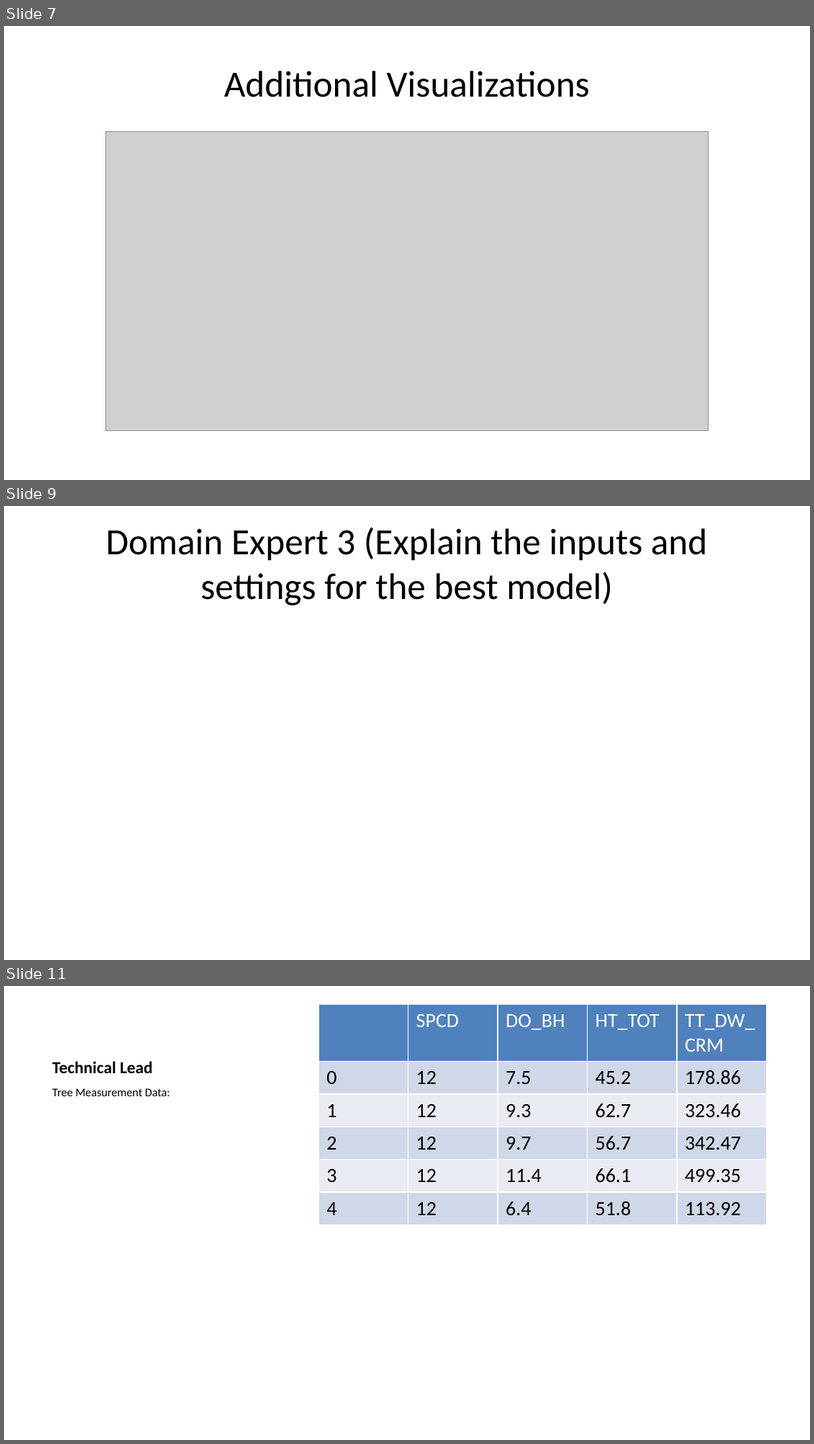
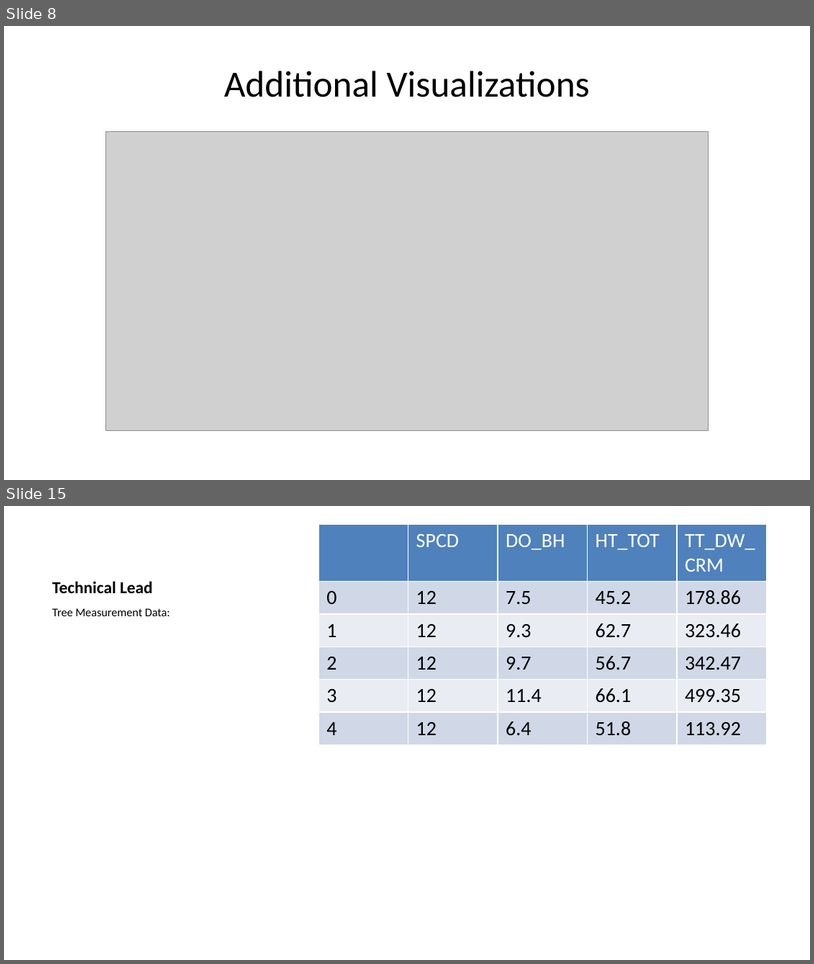
Before and after one commit to deancallahan25/Redwood-Analytics-Portfolio, a slide deck: Project-3/individual-models/data/presentation.pptx. Shown one above the other, each under a label of ours: slides 7, 9 and 11 before the commit, slides 8 and 15 after it; the slides between them are not shown. The pictures are 814x1444 and 814x964 pixels, drawn with LibreOffice and Linux fonts; fonts in the diff are those of the drawing; grey boxes stand for pictures. Boxes give left, top, right and bottom in pixels: in the first picture for what was removed or moved away, otherwise in the second. Text is boxed around its words. In the diff, an @@ line names an element or a change of style, - is before the commit and + after.

```diff
--- a/Project-3/individual-models/data/presentation.pptx
+++ b/Project-3/individual-models/data/presentation.pptx
@@ slide 9 removed at <box>4,506,810,960</box>, background #FFFFFF @@
@@ title removed at <box>106,527,707,605</box> @@
-Domain Expert 3 (Explain the inputs and settings for the best model)
@@ what was slide 7 is now slide 8 @@
@@ what was slide 11 is now slide 15 @@
```
Also in this commit, not shown: 4 slides changed, 8 slides added, 3 other slides removed, 1 other file.
